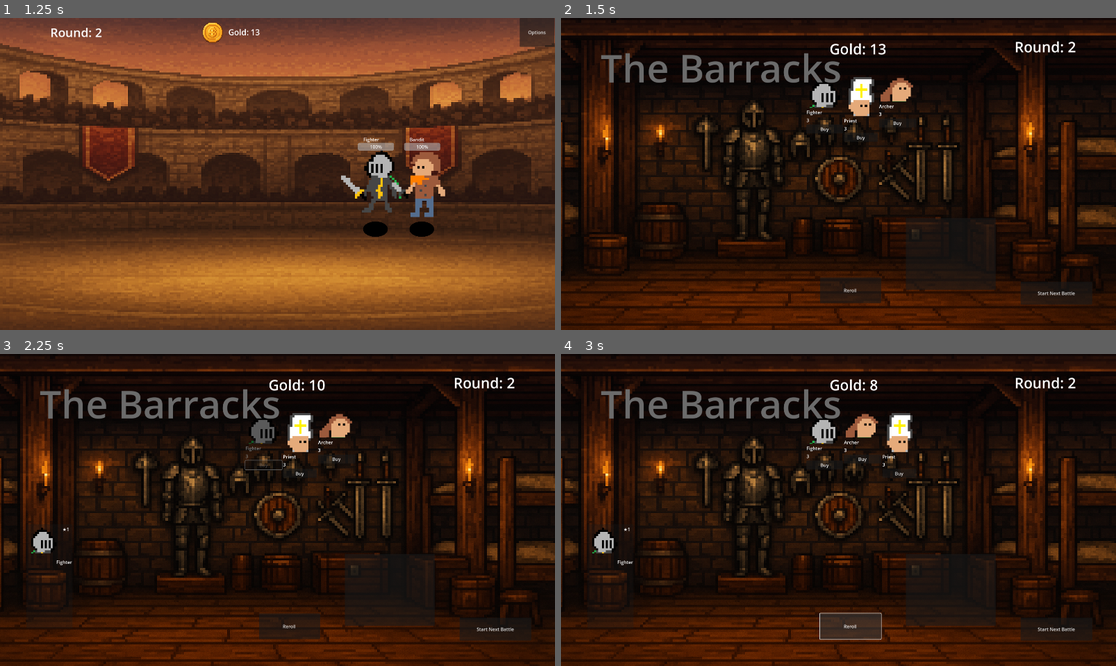
Above: before the commit, frames 1-4 (two rows, left to right).
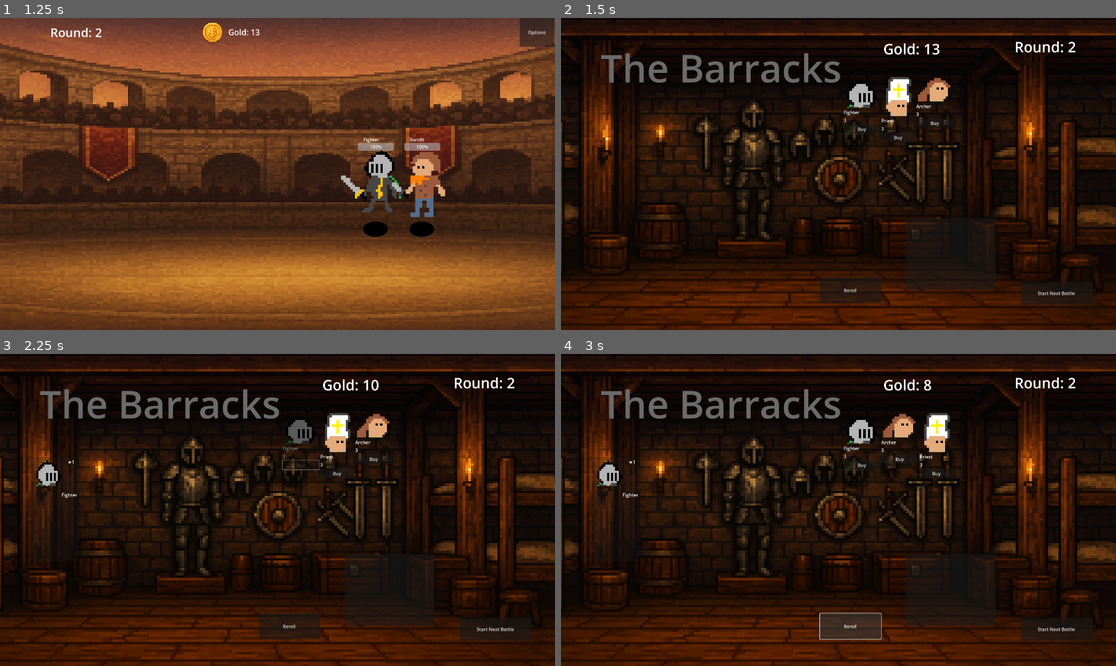
Above: after the commit, the same moments.

Repository: klaswell16/auto_battler
Game: Godot game, scene res://scenes/battle_scene.tscn
Same seed, same stepped clock (60 frames per second), same inputs: the game is played once before the commit and once after it. The engine's default icon, where the game draws it, is replaced by a stand-in: a white triangle on a blue panel in a dark square.
Inputs (mouse positions are in pixels of both pictures, inside the frame that each line leads up to):
- Up to frame 1 (1.25 s): move the mouse to (399, 158) at 0.52 s
- Up to frame 2 (1.5 s): click "Options" at 1.25 s
- Up to frame 3 (2.25 s): click "Buy" at 2 s
- Up to frame 4 (3 s): click "Reroll" at 2.75 s

Frame 1 is identical in both runs. In frame 2, 2.2% of the frame differs, in the area x 44-71%, y 8-40%; in frame 3, 2.9%; in frame 4, 2.9%, in the area x 5-71%, y 8-72%.

Commit message:
Disable shop slot after buying from it

Diff:
--- a/scenes/Shop.tscn
+++ b/scenes/Shop.tscn
@@ -28,9 +28,9 @@
 
 [node name="GoldLabel" type="Label" parent="."]
 layout_mode = 0
-offset_left = 929.0
+offset_left = 1115.0
 offset_top = 72.0
-offset_right = 1162.0
+offset_right = 1348.0
 offset_bottom = 179.0
 theme_override_font_sizes/font_size = 50
 
@@ -44,10 +44,10 @@
 
 [node name="SlotsContainer" type="HBoxContainer" parent="."]
 layout_mode = 0
-offset_left = 849.0
+offset_left = 978.0
 offset_top = 204.0
 offset_right = 1884.0
-offset_bottom = 464.0
+offset_bottom = 496.0
 
 [node name="RerollButton" type="Button" parent="."]
 layout_mode = 0
@@ -67,10 +67,10 @@
 
 [node name="OwnedContainer" type="HBoxContainer" parent="."]
 layout_mode = 0
-offset_left = 91.0
-offset_top = 590.0
-offset_right = 878.0
-offset_bottom = 950.0
+offset_left = 109.0
+offset_top = 357.0
+offset_right = 896.0
+offset_bottom = 717.0
 theme_override_constants/separation = 30
 
 [node name="BarracksLabel" type="RichTextLabel" parent="."]
--- a/scripts/shop.gd
+++ b/scripts/shop.gd
@@ -55,13 +55,12 @@
 		var slot: ShopSlot = shop_slot_scene.instantiate()
 		slots_container.add_child(slot)
 		slot.set_offer(data)
+
+		# signal now passes the slot too
 		slot.buy_pressed.connect(_on_slot_buy_pressed)
 
-		# hover to show stats
-		slot.mouse_entered.connect(_on_shop_slot_mouse_entered.bind(data))
-		slot.mouse_exited.connect(_on_shop_slot_mouse_exited)
+		current_slots.append(slot)
 
-		current_slots.append(slot)
 
 func _on_shop_slot_mouse_entered(data: ChampionData) -> void:
 	_show_unit_info(data, 1)
@@ -69,24 +68,25 @@
 func _on_shop_slot_mouse_exited() -> void:
 	_clear_unit_info()
 
-func _on_slot_buy_pressed(data, cost: int) -> void:
+func _on_slot_buy_pressed(slot: ShopSlot, data: ChampionData, cost: int) -> void:
 	if BattleContext.gold < cost:
 		print("Not enough gold!")
 		return
 
+	# Take payment + add unit
 	BattleContext.gold -= cost
 	BattleContext.add_unit(data)
 	_update_ui()
 	_refresh_owned_units_ui()
 
-	for slot in current_slots:
-		if slot.data == data:
-			slot.modulate = Color(0.5, 0.5, 0.5, 1.0)
-			if slot.buy_button:
-				slot.buy_button.disabled = true
-			break
+	# Consume this shop slot: gray it out + disable
+	if is_instance_valid(slot):
+		slot.modulate = Color(0.5, 0.5, 0.5, 1.0)
+		if slot.buy_button:
+			slot.buy_button.disabled = true
 
 	print("Bought ", data.display_name)
+
 
 func _on_reroll_pressed() -> void:
 	if BattleContext.gold < reroll_cost:
--- a/scripts/shop_slot.gd
+++ b/scripts/shop_slot.gd
@@ -9,7 +9,8 @@
 var data: ChampionData
 var cost: int = 0
 
-signal buy_pressed(data: ChampionData, cost: int)
+signal buy_pressed(slot: ShopSlot, data: ChampionData, cost: int)
+#                    ^^^^^ send self too
 
 func _ready() -> void:
 	if buy_button:
@@ -33,4 +34,5 @@
 func _on_buy_button_pressed() -> void:
 	if data == null:
 		return
-	emit_signal("buy_pressed", data, cost)
+	# emit *this* slot along with the data
+	emit_signal("buy_pressed", self, data, cost)
